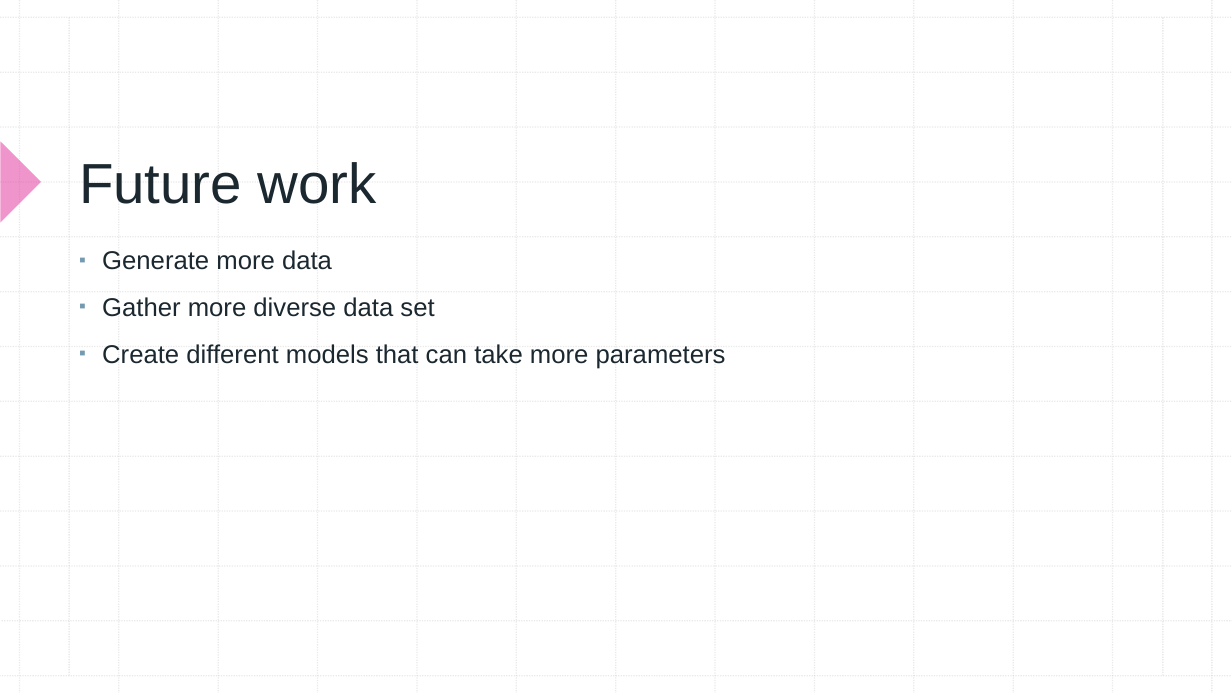
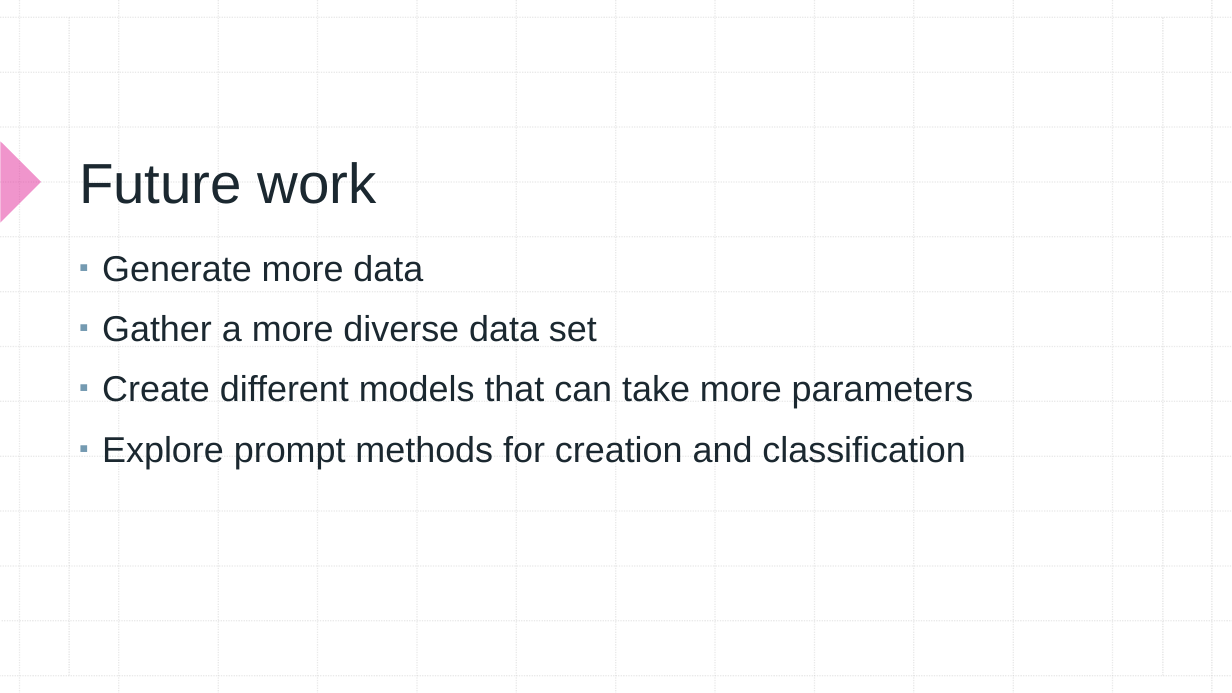
Before and after one commit to aaronomics/grad, a slide deck: slide 18 of AWEISS EMU GRC Presentation.pptx (slide 15 before the commit). Drawn at 1232x693 pixels with LibreOffice and Linux fonts; fonts in the diff are those of the drawing. Boxes give left, top, right and bottom in pixels: in the first picture for what was removed or moved away, otherwise in the second. Text is boxed around its words. In the diff, an @@ line names an element or a change of style, - is before the commit and + after.

```diff
--- a/AWEISS EMU GRC Presentation.pptx
+++ b/AWEISS EMU GRC Presentation.pptx
@@ text at <box>102,255,974,408</box>: size 20 to 28 pt in "Generate more data", "Create different models that can take more ..." @@
@@ text at <box>102,315,597,342</box>: text changed; size 20 to 28 pt @@
-▪ Gather more diverse data set
+▪ Gather a more diverse data set
@@ text at <box>102,436,965,469</box>: paragraph added @@
+▪ Explore prompt methods for creation and classification
```
Also in this commit, not shown: 6 other slides changed, 5 slides added, 2 slides removed, 5 other files.
